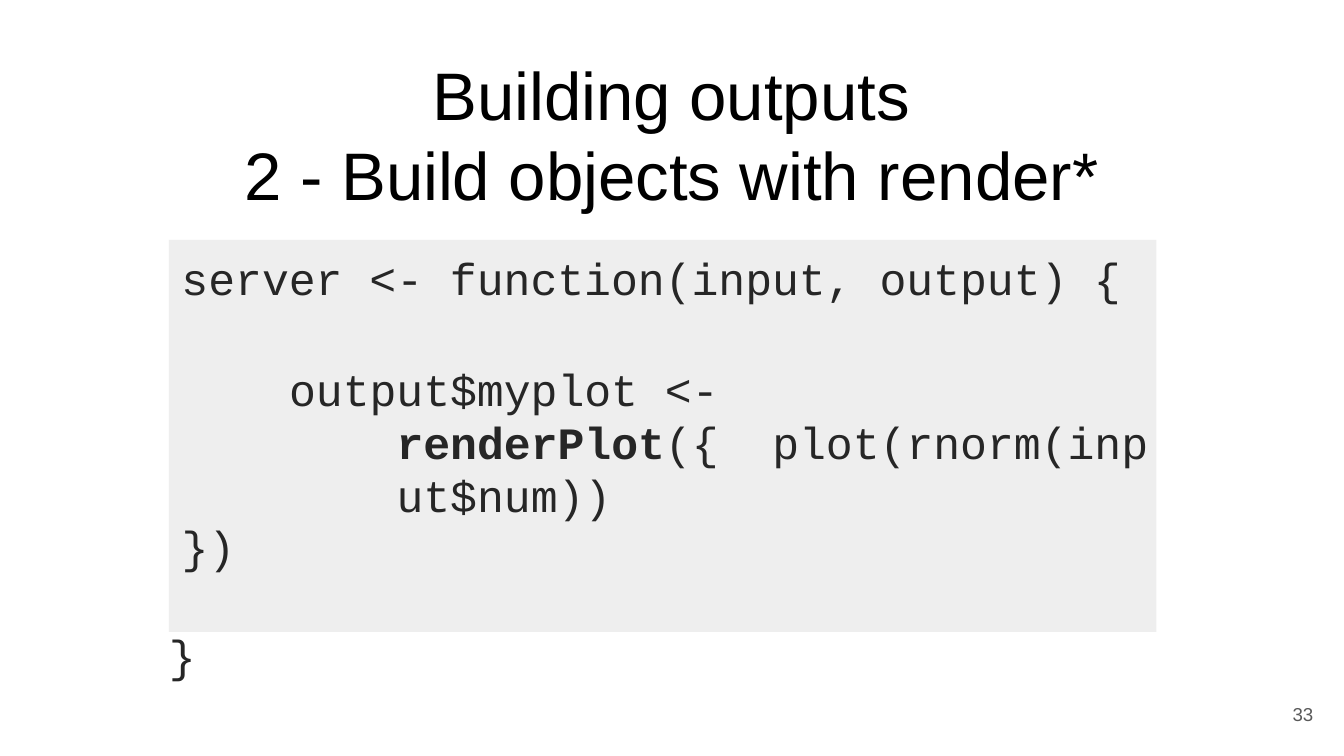
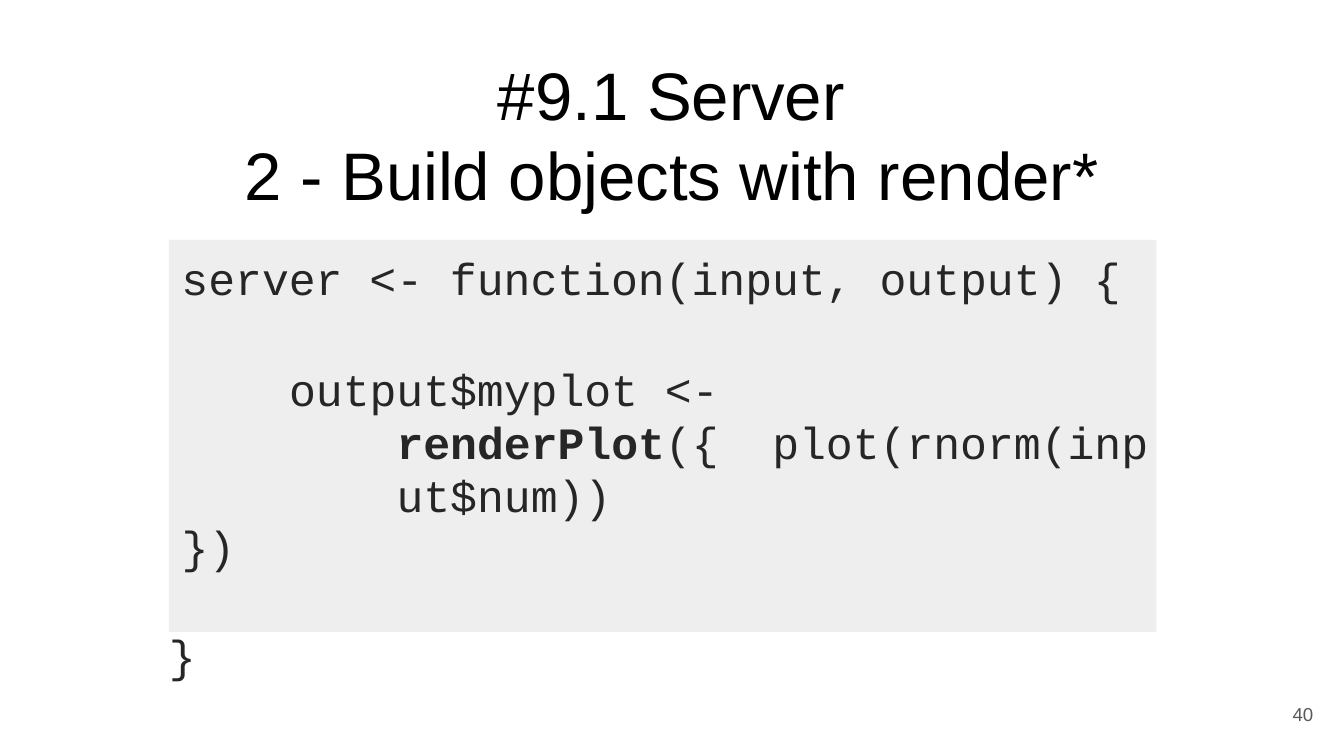
Before and after one commit to WHOIGit/Rshinypresentation, a slide deck: slide 40 of shinyRpresentation.odp (slide 33 before the commit). Drawn at 1344x756 pixels with LibreOffice and Linux fonts; fonts in the diff are those of the drawing. Boxes give left, top, right and bottom in pixels: in the first picture for what was removed or moved away, otherwise in the second. Text is boxed around its words. In the diff, an @@ line names an element or a change of style, - is before the commit and + after.

```diff
--- a/shinyRpresentation.odp
+++ b/shinyRpresentation.odp
@@ title at [244,73,1098,213]: text changed @@
-Building outputs
-2 - Build objects with render*
+#9.1 Server
+2 - Build objects with render*
@@ page number at [1293,708,1314,721]: text changed @@
-33
+40
```
Also in this commit, not shown: 28 other slides changed, 10 slides added, 7 slides removed, 8 other files.
